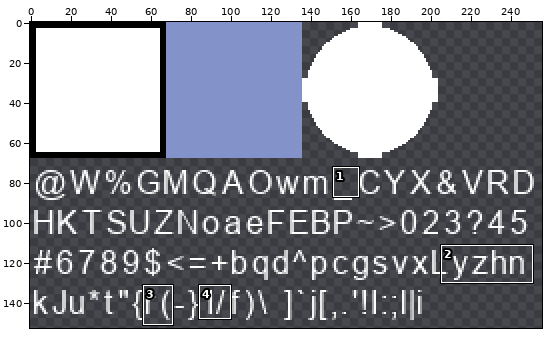
Sprite sheet, stored at html5game/part_1_mini_game_texture_0.png. Above, an overview of the earlier version with the close-up marked.
Close-up. Old version:
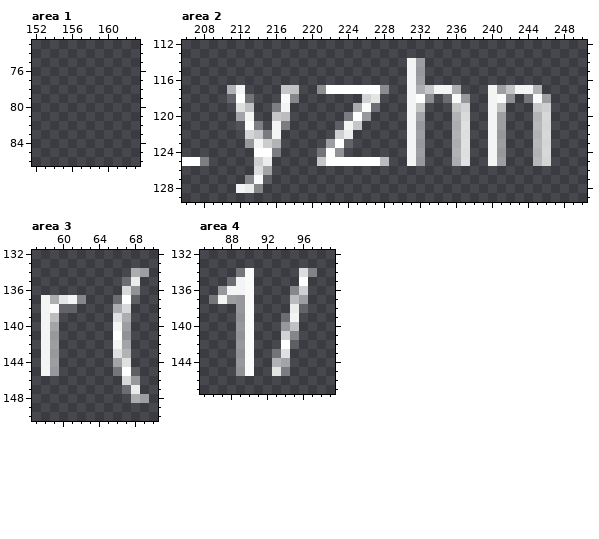
The file is 256x512 pixels. Pixels under 10% opacity are left out. Colours within 5 levels of each other are drawn and written as one. Shown: area 1: x 152..163, y 73..86; area 2: x 206..250, y 112..129; area 3: x 57..70, y 132..150; area 4: x 85..99, y 132..147. The wide view leaves out empty margins. The commit also changed other parts of the picture, which this record leaves out.
New version:
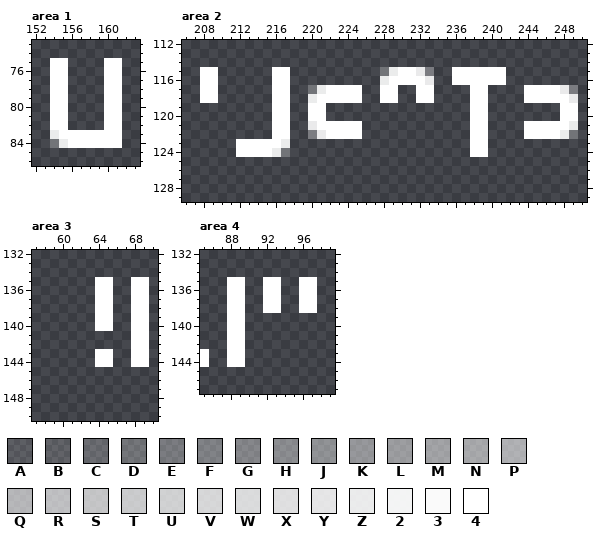
Palette (. is transparent): A #ffffff20  B #ffffff26  C #ffffff34  D #ffffff40  E #ffffff49  F #ffffff52  G #ffffff58  H #ffffff61  J #ffffff68  K #ffffff70  L #ffffff78  M #ffffff80  N #ffffff88  P #ffffff94  Q #ffffff9c  R #ffffffa8  S #ffffffb0  T #ffffffb8  U #ffffffc0  V #ffffffc8  W #ffffffce  X #ffffffd4  Y #ffffffdc  Z #ffffffe4  2 #fffffff0  3 #fffffff8  4 #ffffff
Edits made:
--- area 1
@@ x 152..163 @@
 74 ............
-75 ............
-76 ............
-77 ............
-78 ............
-79 ............
-80 ............
-81 ............
-82 ............
-83 ............
-84 ............
+75 ..44....44..
+76 ..44....44..
+77 ..44....44..
+78 ..44....44..
+79 ..44....44..
+80 ..44....44..
+81 ..44....44..
+82 ..44....44..
+83 ..Z4444444..
+84 ..EZ444444..
 85 ............
--- area 2
@@ x 206..250 @@
 113 .............................................
-114 .........................2L..................
-115 .........................2L..................
-116 .........................2L..................
-117 .....P2....SS..H444444J..2PS22P...2LS22P.....
-118 .....C4E...3G.......UY...24J.D3L..23H.D3L....
-119 ......XR..G2.......N3C...2S...SU..2R...SU....
-120 ......M2..SR......E4K....2M...PW..2M...QV....
-121 ......A4G.2E.....A2S.....2L...PX..2L...QV....
-122 .......VSF2......UZ......2L...PX..2L...QV....
-123 .......K2TQ.....M4C......2L...PX..2L...QV....
-124 ........44E....E4K.......2L...PX..2L...QV....
-125 44G.....UZ.....S444444R..2L...PX..2L...QV....
-126 ........WN...................................
-127 .......G3A...................................
-128 ......2ZG....................................
+114 .............................................
+115 ..44......44..........EZ44ZE..444444.........
+116 ..44......44..........Z4444Z..444444.........
+117 ..44......44..EZ4444..44..44....44....4444ZE.
+118 ..44......44..Z44444..44..44....44....44444Z.
+119 ..........44..44................44........44.
+120 ..........44..44................44........44.
+121 ..........44..Z44444............44....44444Z.
+122 ..........44..EZ4444............44....4444ZE.
+123 ......44444Z....................44...........
+124 ......4444ZE....................44...........
+125 .............................................
+126 .............................................
+127 .............................................
+128 .............................................
 129 .............................................
--- area 3
@@ x 57..70 @@
 133 ..............
-134 ...........PL.
-135 ..........DZ..
-136 ..........VK..
-137 .2PY2G...C4A..
-138 .23CB....PV...
-139 .2R......XP...
-140 .2M......2L...
-141 .2L......4K...
-142 .2L......2M...
-143 .2L......XQ...
-144 .2L......NX...
-145 .2L......D4A..
-146 ..........VL..
-147 ..........DZ..
-148 ...........PL.
+134 ..............
+135 .......44..44.
+136 .......44..44.
+137 .......44..44.
+138 .......44..44.
+139 .......44..44.
+140 .......44..44.
+141 ...........44.
+142 ...........44.
+143 .......44..44.
+144 .......44..44.
+145 ..............
+146 ..............
+147 ..............
+148 ..............
 149 ..............
--- area 4
@@ x 85..99 @@
 133 ...............
-134 ....D3.....XF..
-135 ...C23.....4...
-136 ..K223....GU...
-137 .D2LL3....RL...
-138 ....K3....ZC...
-139 ....K3...C2....
-140 ....K3...LR....
-141 ....K3...UH....
-142 ....K3...4A....
-143 ....K3..EX.....
-144 ....K3..PN.....
-145 ....K3..YE.....
+134 ...............
+135 ...44..44..44..
+136 ...44..44..44..
+137 ...44..44..44..
+138 ...44..44..44..
+139 ...44..........
+140 ...44..........
+141 ...44..........
+142 ...44..........
+143 4..44..........
+144 4..44..........
+145 ...............
 146 ...............
Where, in picture pixels (left, top, right, bottom), the same in both close-ups:
added: (50, 58, 122, 148)
changed: (182, 58, 578, 193)
changed: (41, 268, 149, 403)
changed: (200, 268, 317, 376)
